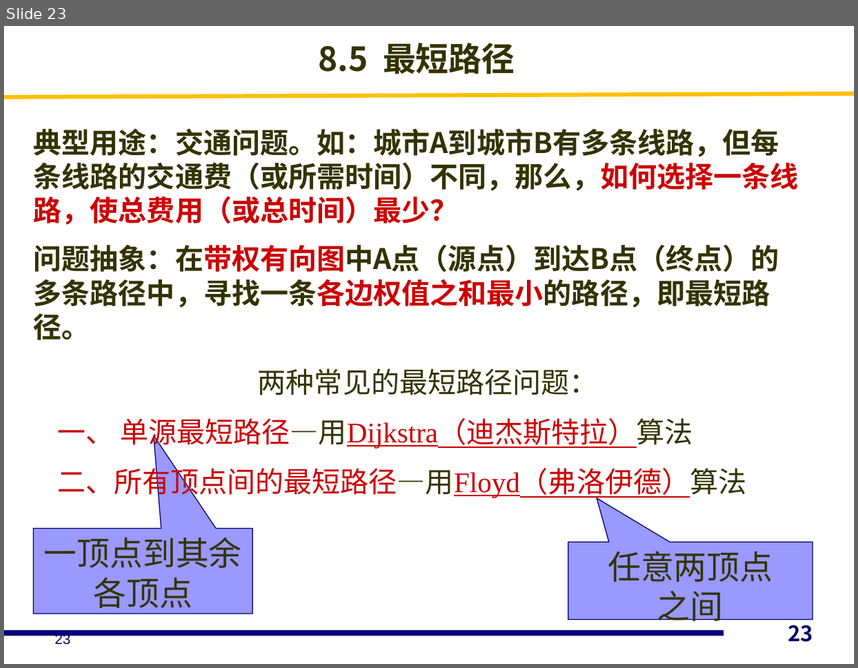
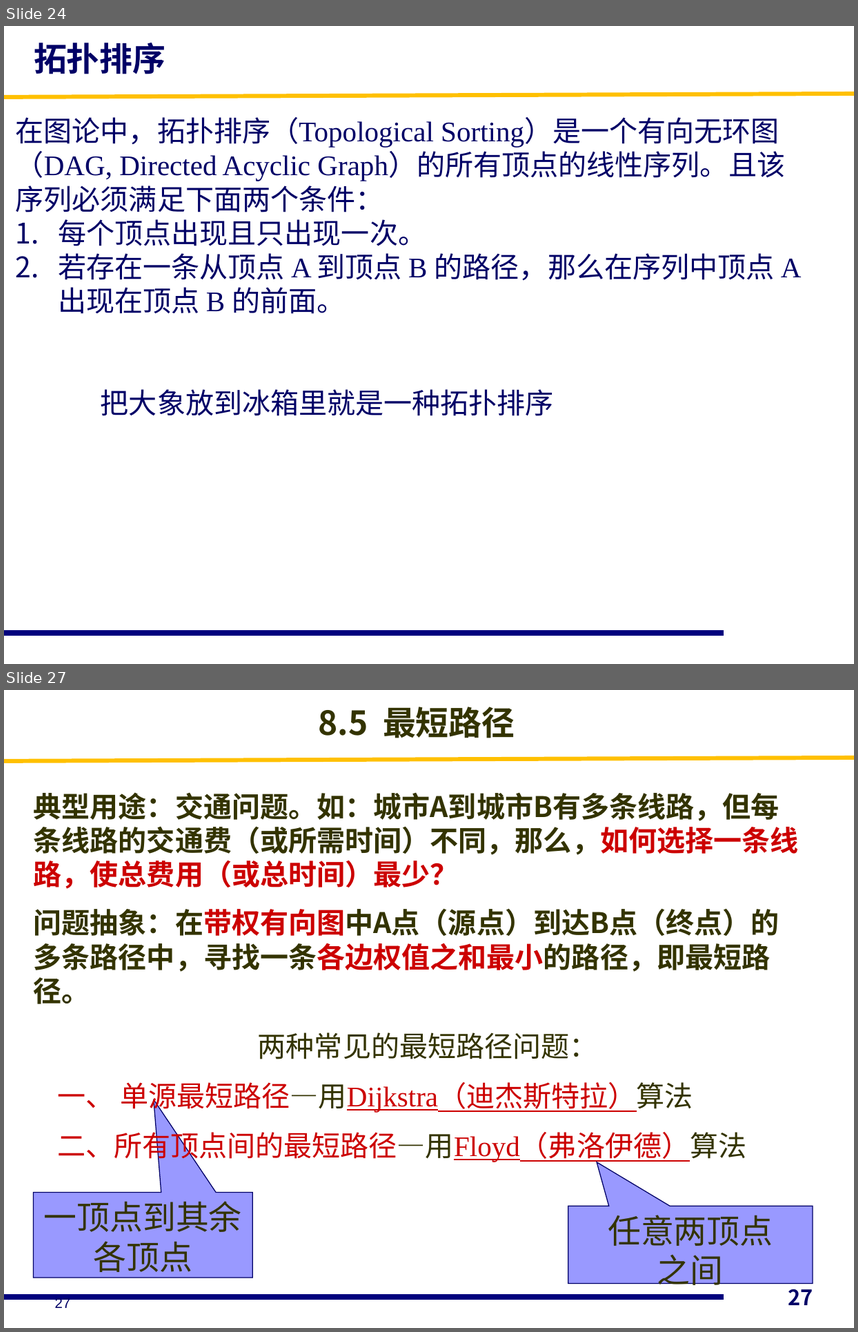
Before and after one commit to Adnios/Class, a slide deck: C++资料包/图.pptx. Shown one above the other, each under a label of ours: slide 23 before the commit, slides 24 and 27 after it; the slides between them are not shown. The pictures are 858x668 and 858x1332 pixels, drawn with LibreOffice and Linux fonts; fonts in the diff are those of the drawing. Boxes give left, top, right and bottom in pixels: in the first picture for what was removed or moved away, otherwise in the second. Text is boxed around its words. In the diff, an @@ line names an element or a change of style, - is before the commit and + after.

```diff
--- a/C++资料包/图.pptx
+++ b/C++资料包/图.pptx
@@ slide 24 added at box(4, 26, 854, 664), background #FFFFFF; not listed: 2 template elements that a slide beside it also shows @@
@@ text added at box(34, 43, 165, 74), 28 pt, text #000066, bold @@
+拓扑排序
@@ text added at box(16, 117, 802, 416), 24 pt, text #000066 @@
+在图论中，拓扑排序（Topological Sorting）是一个有向无环图（DAG, Directed Acyclic Graph）的所有顶点的线性序列。且该序列必须满足下面两个条件：
+1. 每个顶点出现且只出现一次。
+2. 若存在一条从顶点 A 到顶点 B 的路径，那么在序列中顶点 A 出现在顶点 B 的前面。
+把大象放到冰箱里就是一种拓扑排序
@@ what was slide 23 is now slide 27 @@
@@ page number at box(788, 1283, 813, 1305): text changed @@
-23
+27
@@ page number at box(55, 1297, 71, 1308): text changed @@
-23
+27
```
Also in this commit, not shown: 3 other slides added, 6 other files.
